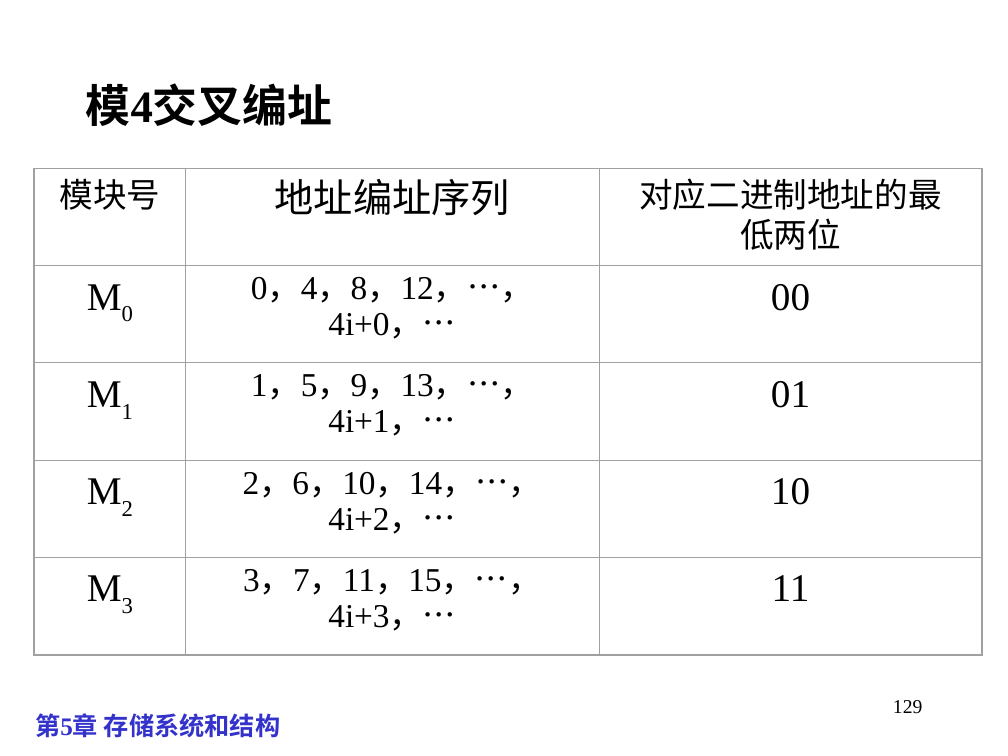
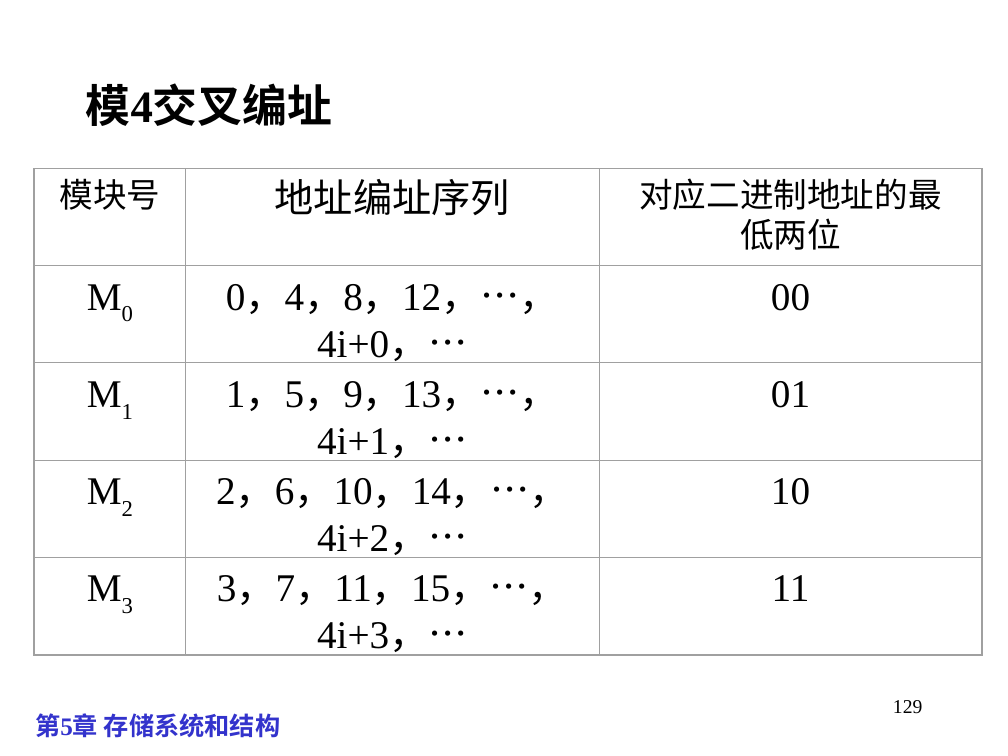
Before and after one commit to CodeGrindstone/Study_GDUT, a slide deck: slide 129 of 计算机组成原理/PPT/第5章 存储系统和结构（终）.ppt. Drawn at 1008x756 pixels with LibreOffice and Linux fonts; fonts in the diff are those of the drawing; background and template pictures are left out. Boxes give left, top, right and bottom in pixels: in the first picture for what was removed or moved away, otherwise in the second. Text is boxed around its words. In the diff, an @@ line names an element or a change of style, - is before the commit and + after.

```diff
--- a/计算机组成原理/PPT/第5章 存储系统和结构（终）.ppt
+++ b/计算机组成原理/PPT/第5章 存储系统和结构（终）.ppt
@@ size 23.8 to 28 pt; line spacing 0.9 to 1 in 4 elements at <box>226,284,559,363</box>, <box>226,381,559,461</box>, <box>216,478,568,558</box>, <box>217,575,568,656</box> @@
```
Also in this commit, not shown: 2 other slides changed, 48 other files.
